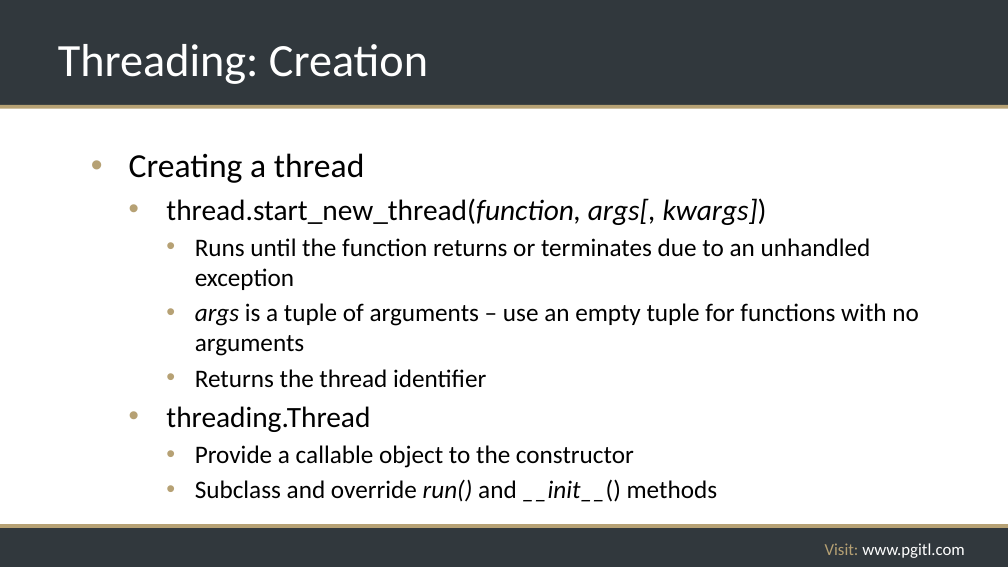
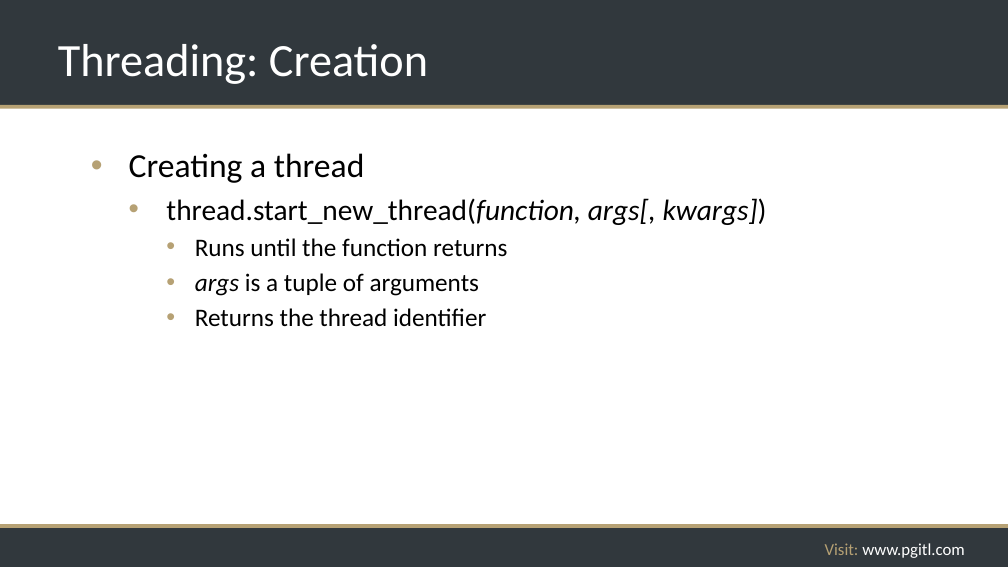
Before and after one commit to rikkouri/project-a, a slide deck: slide 164 of Programming Foundations.pptx (slide 162 before the commit). Drawn at 1008x567 pixels with LibreOffice and Linux fonts; fonts in the diff are those of the drawing; background and template pictures are left out. Boxes give left, top, right and bottom in pixels: in the first picture for what was removed or moved away, otherwise in the second. Text is boxed around its words. In the diff, an @@ line names an element or a change of style, - is before the commit and + after.

```diff
--- a/Programming Foundations.pptx
+++ b/Programming Foundations.pptx
@@ text at [195, 238, 507, 296]: text changed @@
-    • Runs until the function returns or terminates due to an unhandled exception
-    • args is a tuple of arguments – use an empty tuple for functions with no arguments
+    • Runs until the function returns
+    • args is a tuple of arguments
@@ text at [166, 406, 718, 502]: paragraphs removed @@
-  • threading.Thread
-    • Provide a callable object to the constructor
-    • Subclass and override run() and __init__() methods
```
Also in this commit, not shown: 14 other slides changed, 6 slides added, 4 slides removed, 3 other files.
